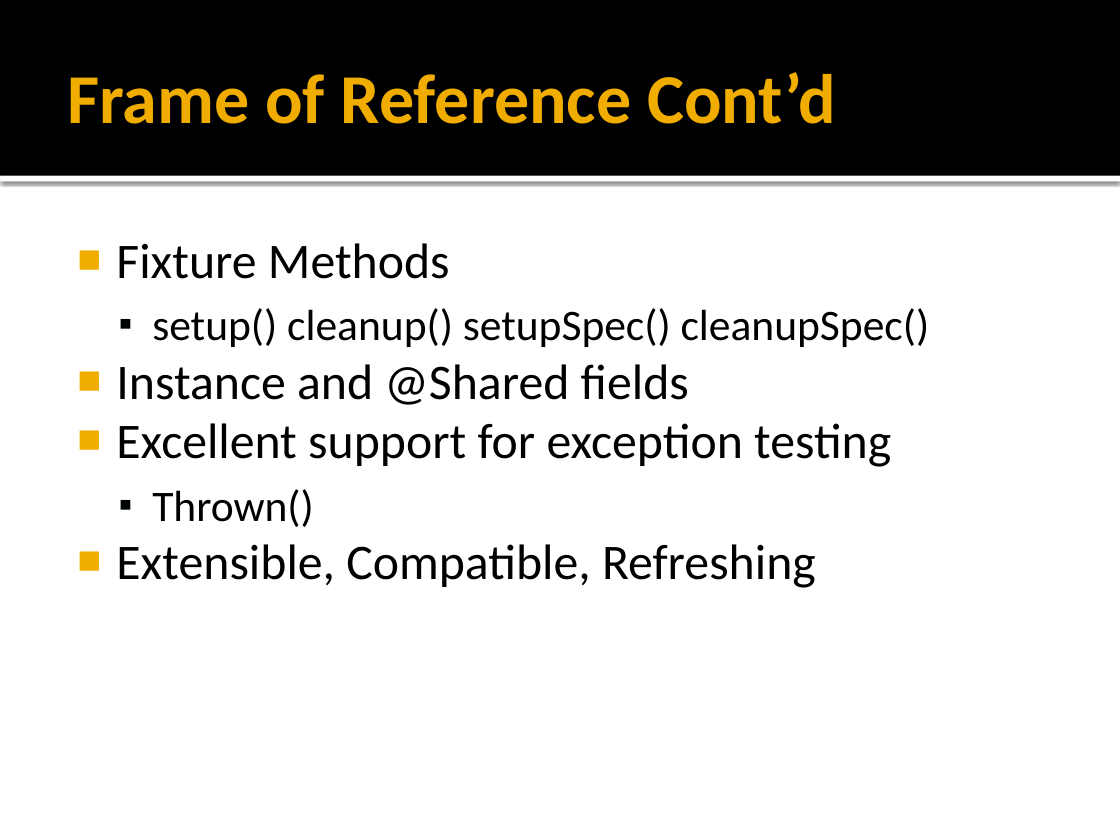
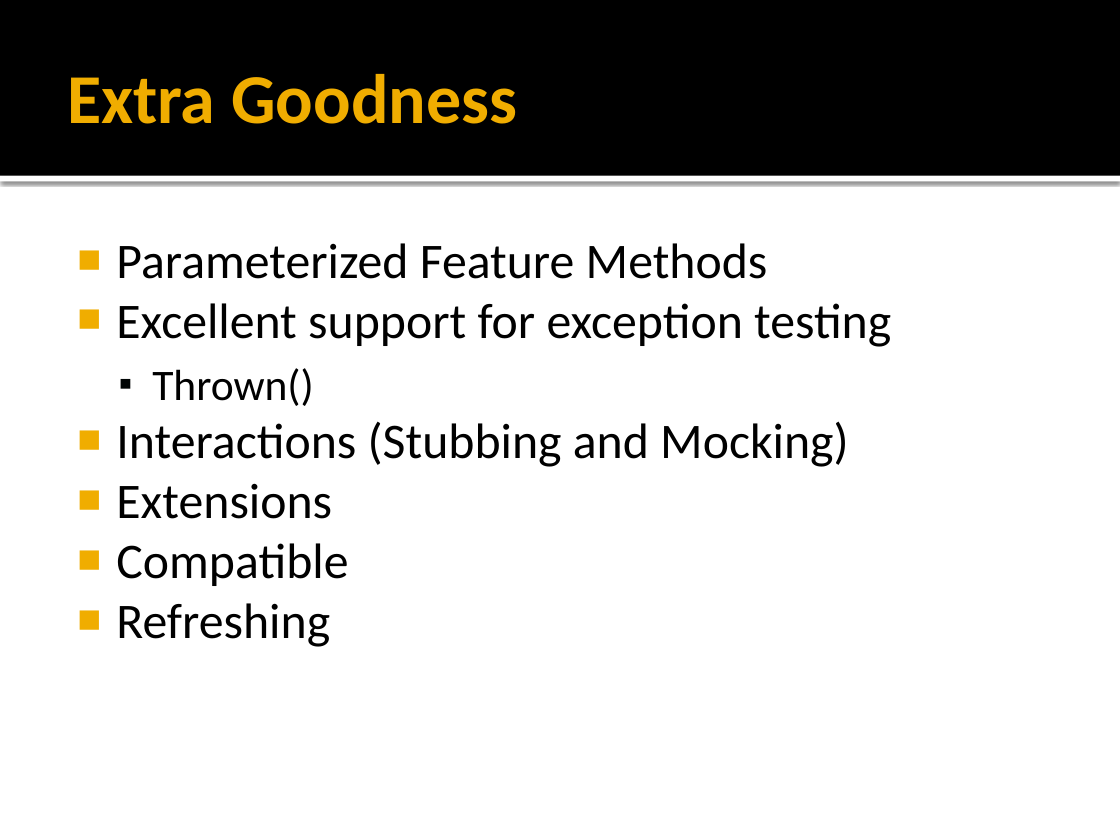
Before and after one commit to ddurkin/spock-example, a slide deck: slide 6 of BGUG-Spock.pptx (slide 4 before the commit). Drawn at 1120x840 pixels with LibreOffice and Linux fonts; fonts in the diff are those of the drawing. Boxes give left, top, right and bottom in pixels: in the first picture for what was removed or moved away, otherwise in the second. Text is boxed around its words. In the diff, an @@ line names an element or a change of style, - is before the commit and + after.

Commit message:
updated slides

```diff
--- a/BGUG-Spock.pptx
+++ b/BGUG-Spock.pptx
@@ title at (67,74,517,124): text changed @@
-Frame of Reference Cont’d
+Extra Goodness
@@ text at (116,243,768,279): text changed; size 28 to 32 pt @@
-■ Fixture Methods
-  ▪ setup() cleanup() setupSpec() cleanupSpec()
-■ Instance and @Shared fields
+■ Parameterized Feature Methods
@@ text at (116,421,848,647): text changed @@
-■ Extensible, Compatible, Refreshing
+■ Interactions (Stubbing and Mocking)
+■ Extensions
+■ Compatible
+■ Refreshing
```
Also in this commit, not shown: 2 other slides changed, 7 slides added.
